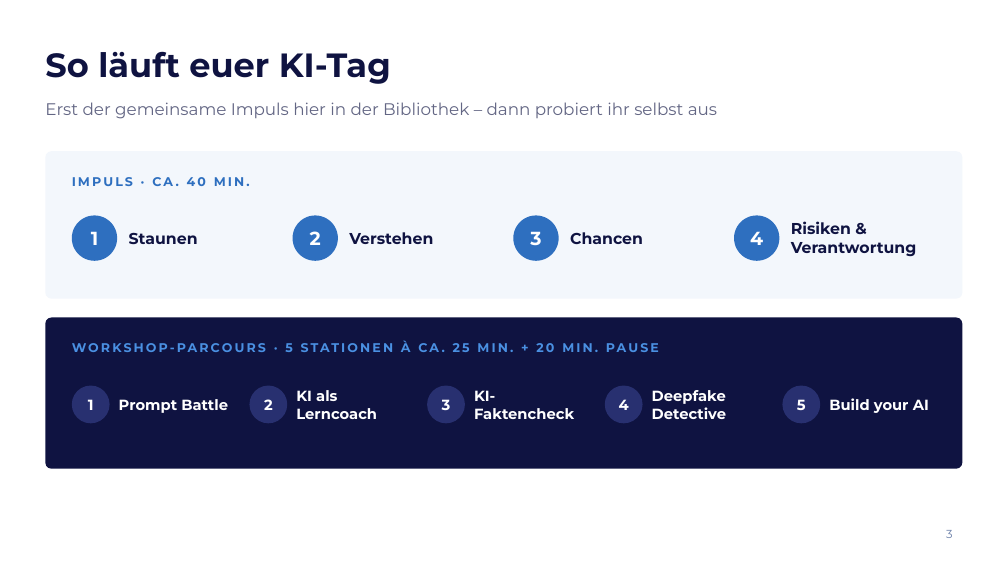
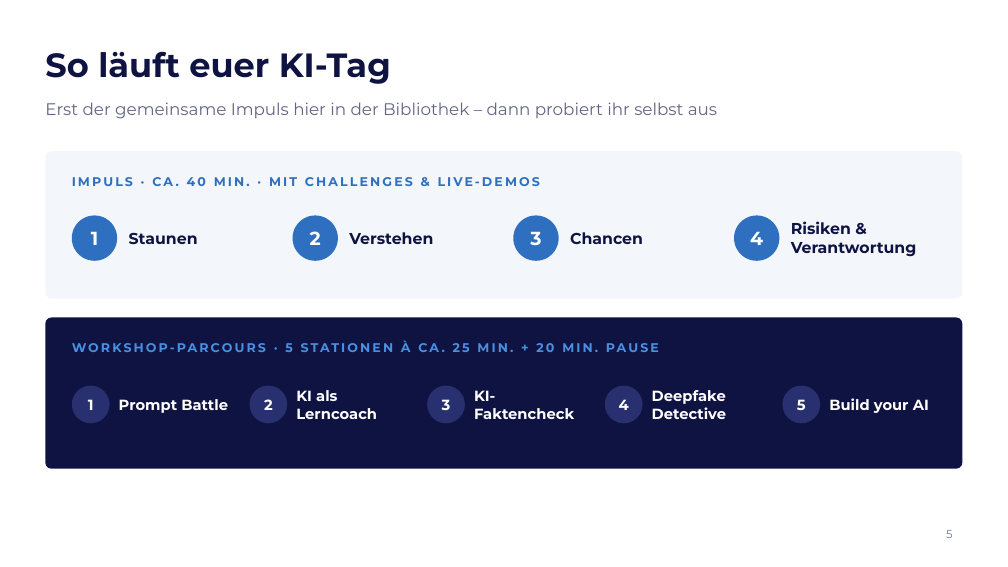
Before and after one commit to elias762/Advisory-board, a slide deck: slide 5 of ki-tag-gymnasium-sued/KI-Tag_Gymnasium-Sued_Impulsvortrag.pptx (slide 3 before the commit). Drawn at 1008x567 pixels with LibreOffice and Linux fonts; fonts in the diff are those of the drawing; background and template pictures are left out. Boxes give left, top, right and bottom in pixels: in the first picture for what was removed or moved away, otherwise in the second. Text is boxed around its words. In the diff, an @@ line names an element or a change of style, - is before the commit and + after.

```diff
--- a/ki-tag-gymnasium-sued/KI-Tag_Gymnasium-Sued_Impulsvortrag.pptx
+++ b/ki-tag-gymnasium-sued/KI-Tag_Gymnasium-Sued_Impulsvortrag.pptx
@@ text at (72, 177, 540, 186): text changed @@
-IMPULS · CA. 40 MIN.
+IMPULS · CA. 40 MIN. · MIT CHALLENGES & LIVE-DEMOS
@@ page number at (946, 530, 953, 538): text changed @@
-3
+5
```
Also in this commit, not shown: 8 other slides changed, 8 slides added, 7 slides removed, 2 other files.
